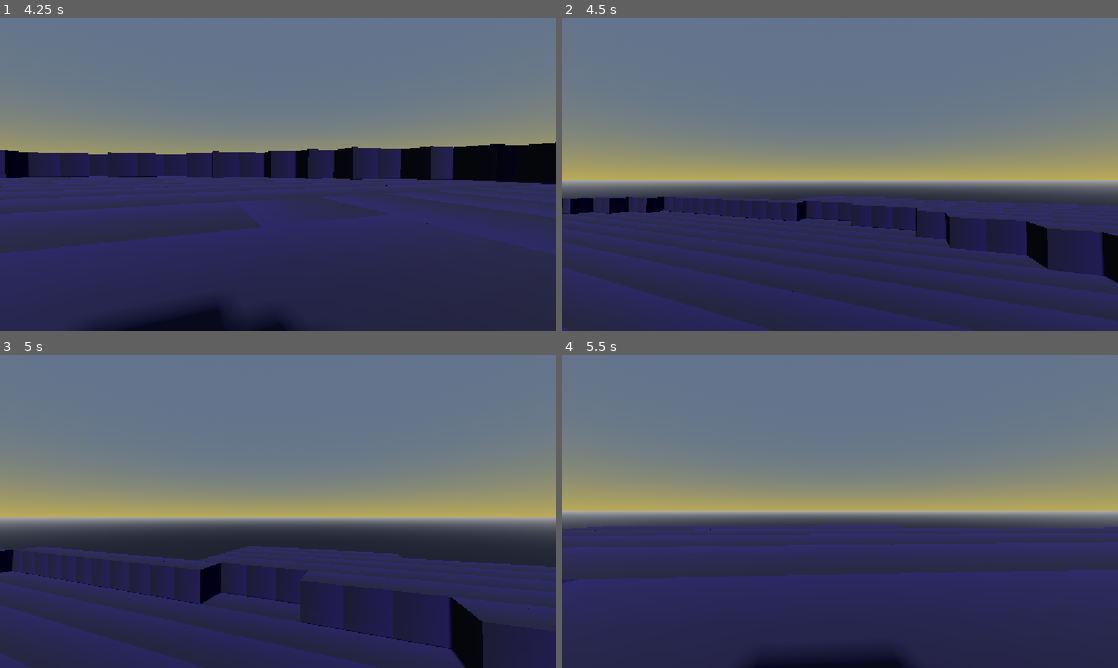
Above: before the commit, frames 1-4 (two rows, left to right).
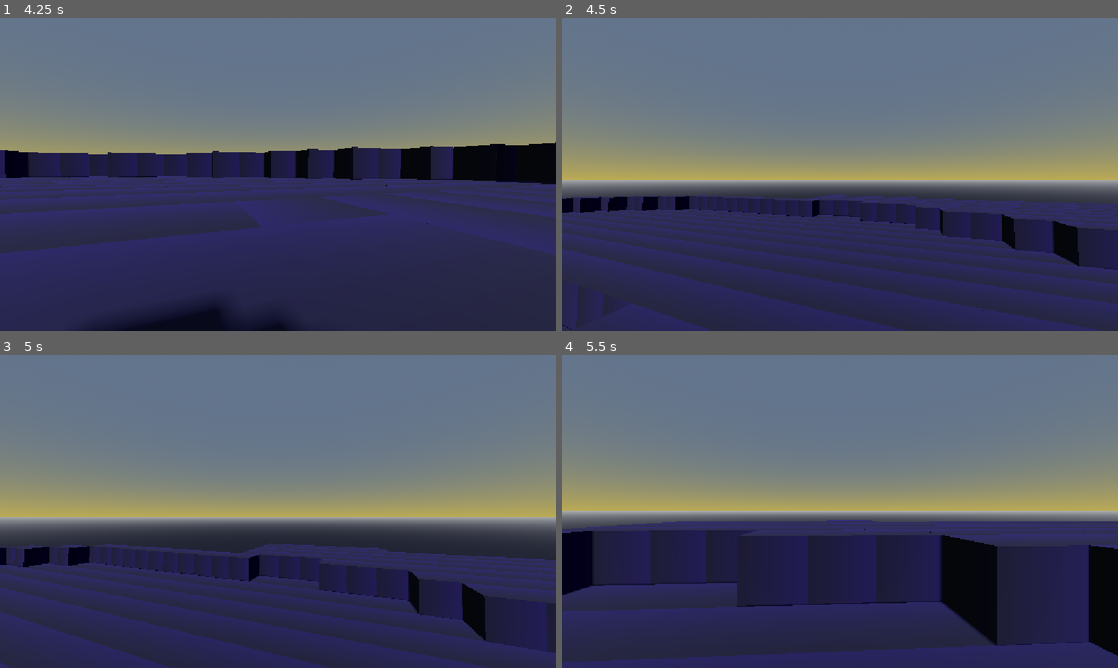
Above: after the commit, the same moments.

Repository: appellatebaton0/siege-5
Game: Godot game, scene res://scenes/main.tscn
The game is run twice, just before and just after one commit, with the same random seed, the same clock (stepped at 60 frames per second) and the same inputs.
Inputs (mouse positions are in pixels of both pictures, inside the frame that each line leads up to):
- Up to frame 1 (4.25 s): tap Enter at 0.5 s; move the mouse to (305, 174) at 0.52 s; hold W (forwards) from 0.53 s (still down); move the mouse to (250, 174) at 1.27 s; move the mouse to (289, 168) at 2.02 s; move the mouse to (272, 180) at 2.77 s; move the mouse to (316, 177) at 3.52 s
- Up to frame 2 (4.5 s): keep holding W (forwards); tap Space (up) at 4.25 s; move the mouse to (795, 171) at 4.27 s
- Up to frame 3 (5 s): keep holding W (forwards)
- Up to frame 4 (5.5 s): keep holding W (forwards); move the mouse to (845, 511) at 5.02 s

Frame 1 is identical in both runs. In frame 2, 4.6% of the frame differs, in the area x 0-100%, y 56-100%; in frame 3, 9.3%; in frame 4, 15%, in the area x 0-100%, y 52-100%.

Commit message:
v0.8 - Wall Jumping
- I did, in fact, decide to add wall jumping; it works pretty much as I want it to, though I think I'll need a wall slide too...

Diff:
--- a/scenes/main.tscn
+++ b/scenes/main.tscn
@@ -253,9 +253,8 @@
 
 [node name="WallJump" type="Node" parent="Player/CharacterBody3D"]
 script = ExtResource("4_trceg")
-inputs = null
+cooldown = 0.1
 exclusive = false
-isolated = null
 
 [node name="MeshInstance3D" type="MeshInstance3D" parent="Player"]
 mesh = SubResource("CapsuleMesh_tbgi4")
--- a/scripts/bits/movebits/control_bits/3d/wall_jump.gd
+++ b/scripts/bits/movebits/control_bits/3d/wall_jump.gd
@@ -1,15 +1,48 @@
 class_name WallJumpBit3D extends ControlBit3D
 ## Allows a bot to wall jump. Nothing else, so this should likely be unexclusive.
 
+## The amount of upwards velocity to make the minimum when wall jumping.
+@export var vertical_velocity := 10.0
+## The amount of velocity to push the bot off of the wall with.
+@export var horizontal_velocity := 10.0
+
+## How long to save a jump input for, so the bot can attempt it preemptively.
+@export var jump_buffering := 0.1
+var jump_buffer := 0.0
+## How long to continue allowing jumping after leaving the wall.
+@export var coyote_time := 0.1
+var coyote_timer := 0.0
+
+## The cooldown before the bot can wall jump again.
+@export var cooldown := 0.0
+var cooldown_timer := 0.0
+
+## For coyote time, keep track of the last wall normal.
+var last_wall_normal:Vector3
+
+func phys_active(delta:float) -> void:
 
 
-func phys_active(_delta:float) -> void:
+	# Run down the cooldown.
+	cooldown_timer = move_toward(cooldown_timer, 0, delta)
 
+	# Coyote Time
+	coyote_timer = move_toward(coyote_timer, 0, delta)
+	if master.mover.is_on_wall_only():
+		coyote_timer = coyote_time
+		last_wall_normal = master.mover.get_wall_normal()
 
-	if master.mover.is_on_wall_only() and Input.is_action_just_pressed(inputs[inp.up]):
-		master.mover.velocity += master.mover.get_wall_normal() * 10.0
-		master.mover.velocity.y = 10.0
+	# Jump Buffering
+	jump_buffer = move_toward(jump_buffer, 0, delta)
+	if Input.is_action_just_pressed(inputs[inp.up]):
+		jump_buffer = jump_buffering
 
+	# If can wall jump, and trying to, do so.
+	if coyote_timer > 0.0 and jump_buffer > 0.0 and cooldown_timer <= 0.0:
+		master.mover.velocity += last_wall_normal * horizontal_velocity
+		master.mover.velocity.y = max(master.mover.velocity.y, vertical_velocity)
 
-func phys_inactive(_delta:float) -> void:
-	pass
+		# Reset the variables.
+		cooldown_timer = cooldown
+		coyote_timer = 0
+		jump_buffer = 0
--- a/scripts/bits/movebits/control_bits/platformer3d.gd
+++ b/scripts/bits/movebits/control_bits/platformer3d.gd
@@ -38,6 +38,7 @@
 	coyote_timer = move_toward(coyote_timer, 0, delta)
 	if master.mover.is_on_floor():
 		coyote_timer = l_coyote_time
+
 
 	# Add gravity.
 	else:
